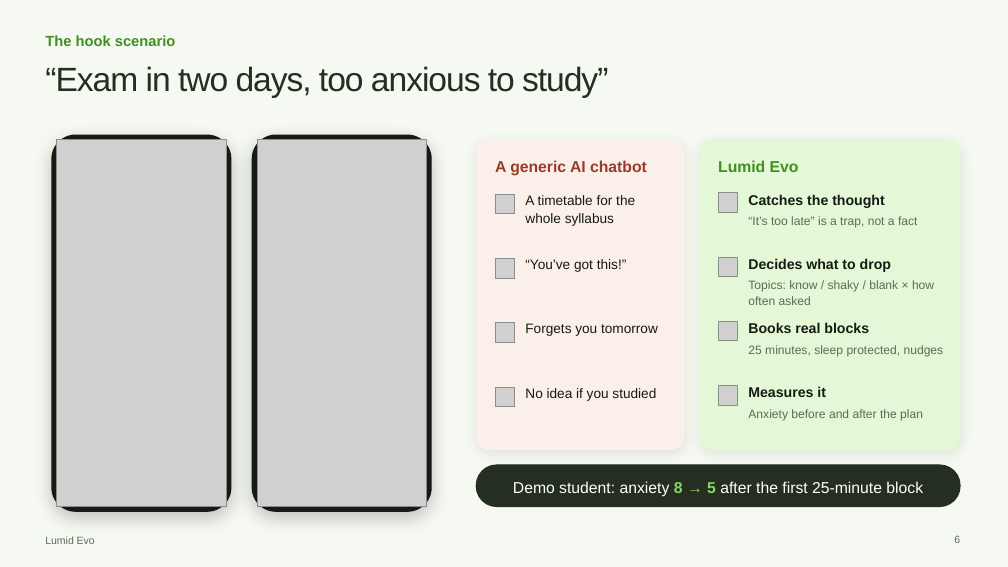
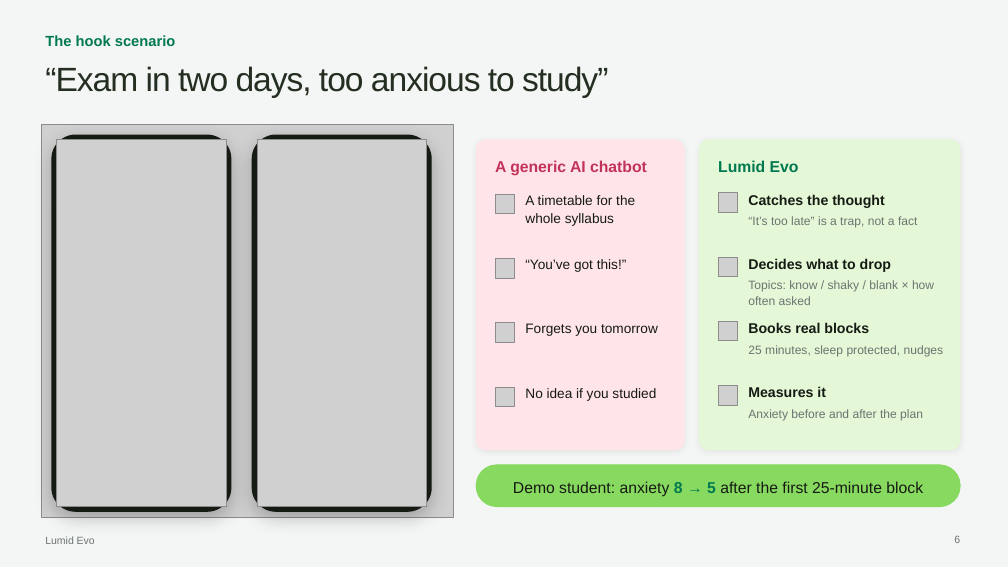
Before and after one commit to riyan-hx/Lumid-Evo-Ai, a slide deck: slide 6 of Lumid-Evo-Pitch.pptx. Drawn at 1008x567 pixels with LibreOffice and Linux fonts; fonts in the diff are those of the drawing; grey boxes stand for pictures. Boxes give left, top, right and bottom in pixels: in the first picture for what was removed or moved away, otherwise in the second. Text is boxed around its words. In the diff, an @@ line names an element or a change of style, - is before the commit and + after.

```diff
--- a/Lumid-Evo-Pitch.pptx
+++ b/Lumid-Evo-Pitch.pptx
@@ background #F6F8F2 to #F4F6F5 @@
@@ text "The hook scenario" at [45,35,176,46]: text colour #3F8F22 to #007950 @@
@@ picture added at [42,125,454,518] @@
@@ rounded rectangle at [476,140,684,450]: fill #FBEFEA to #FFE4EA; outline #FBEFEA 0.75 pt to #FFE4EA 0.75 pt; shadow changed; proportions changed @@
@@ rounded rectangle at [699,140,960,450]: shadow changed; proportions changed @@
@@ text "A generic AI chatbot" at [495,160,647,176]: text colour #9A3B2A to #C2335A @@
@@ text "Lumid Evo" at [718,160,799,172]: text colour #3F8F22 to #007950 @@
@@ rounded rectangle at [476,465,960,507]: fill #242E21 to #88D95F; outline #242E21 1 pt to #88D95F 1 pt @@
@@ text "Demo student: anxiety 8 → ..." at [513,481,923,497]: text colour #FFFFFF to #151A13; text colour #88D95F to #007950 in "8 → 5" @@
@@ text colour #5F6B5A to #6B7571 in 6 elements at [45,536,95,544], [748,216,917,228], [748,280,934,305], [748,345,944,356], [748,409,923,420], [954,536,960,543] @@
```
Also in this commit, not shown: 9 other slides changed.
